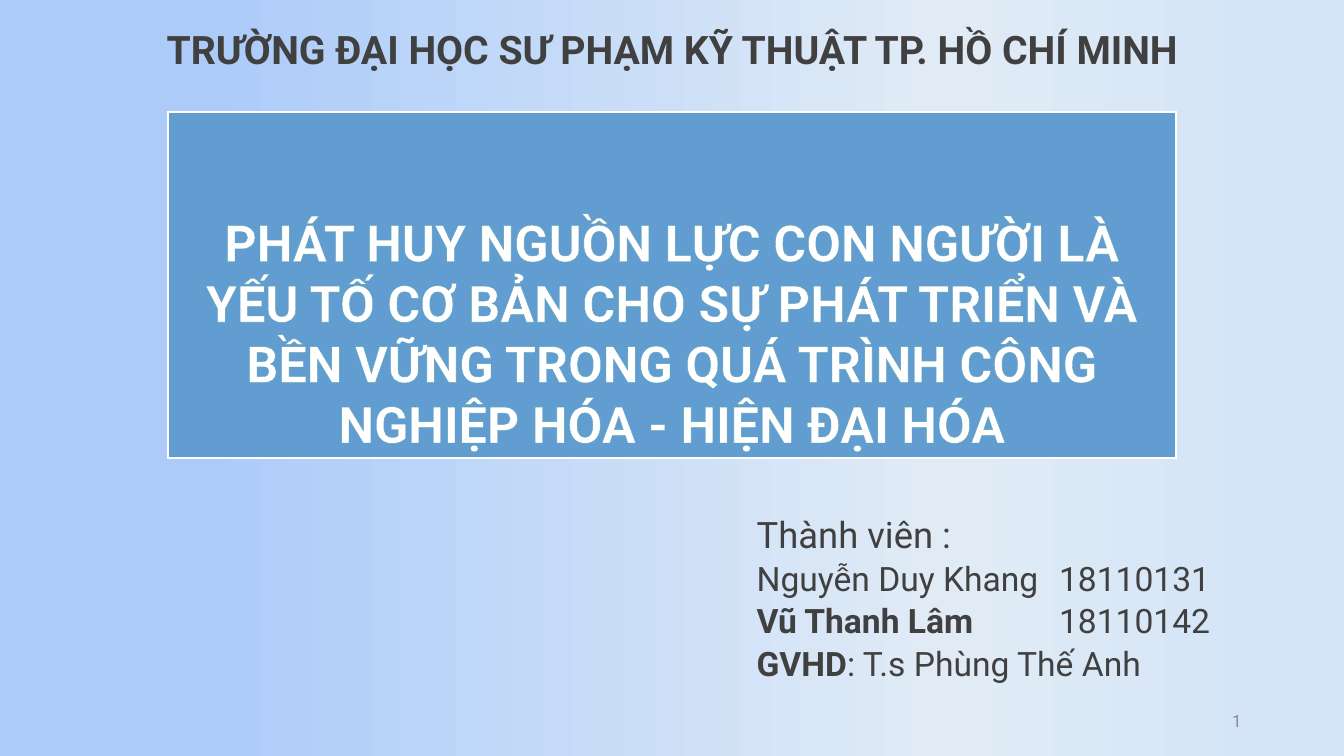
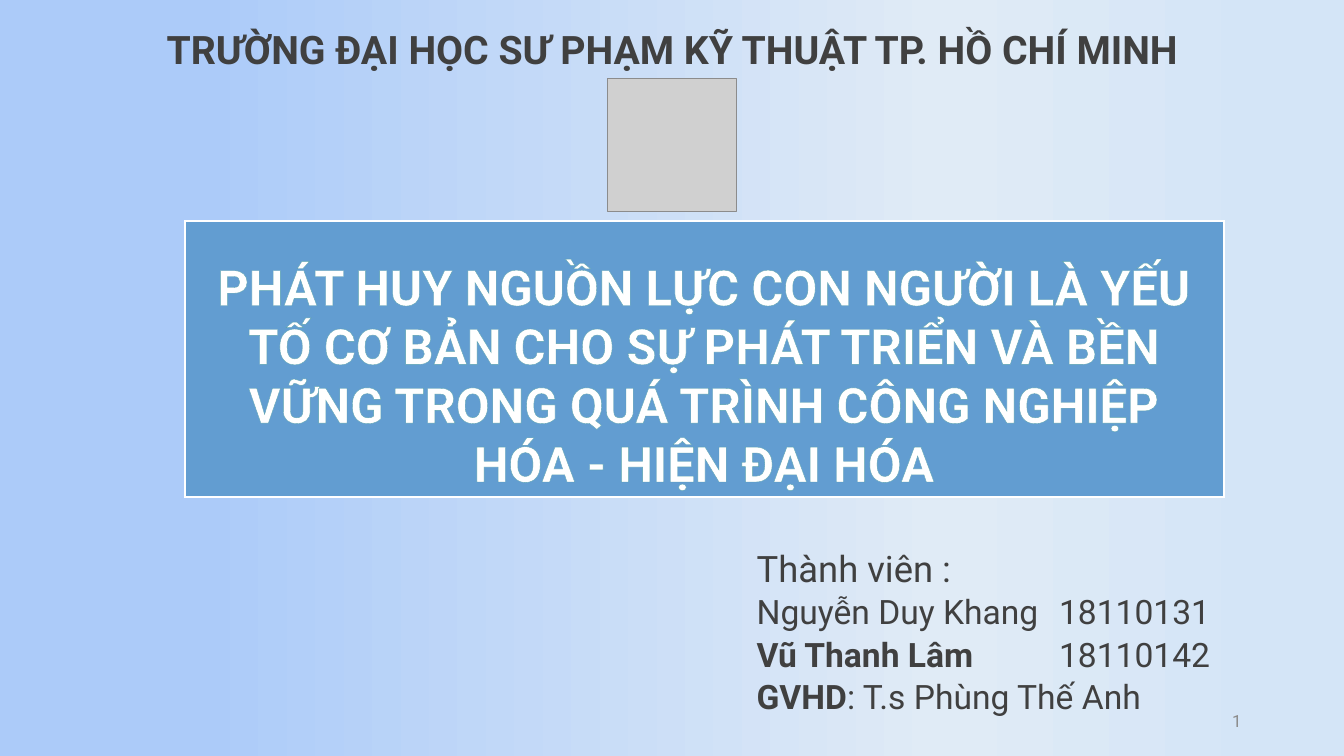
Before and after one commit to lamtvu/DuongLoi, a slide deck: slide 1 of PP_DL.pptx. Drawn at 1344x756 pixels with LibreOffice and Linux fonts; fonts in the diff are those of the drawing; grey boxes stand for pictures. Boxes give left, top, right and bottom in pixels: in the first picture for what was removed or moved away, otherwise in the second. Text is boxed around its words. In the diff, an @@ line names an element or a change of style, - is before the commit and + after.

Commit message:
PP

```diff
--- a/PP_DL.pptx
+++ b/PP_DL.pptx
@@ picture added at (608, 79, 737, 212) @@
@@ title "PHÁT HUY NGUỒN LỰC CON ...": place and size @@
-title "PHÁT HUY NGUỒN LỰC CON ..." at (168, 112, 1177, 459)
+title "PHÁT HUY NGUỒN LỰC CON ..." at (185, 222, 1224, 497)
@@ title "PHÁT HUY NGUỒN LỰC CON ..." at (185, 222, 1224, 497): size 36 to 35 pt @@
@@ subtitle "Thành viên :": place and size @@
-subtitle "Thành viên :" at (757, 520, 1210, 683)
+subtitle "Thành viên :" at (757, 554, 1210, 716)
```
